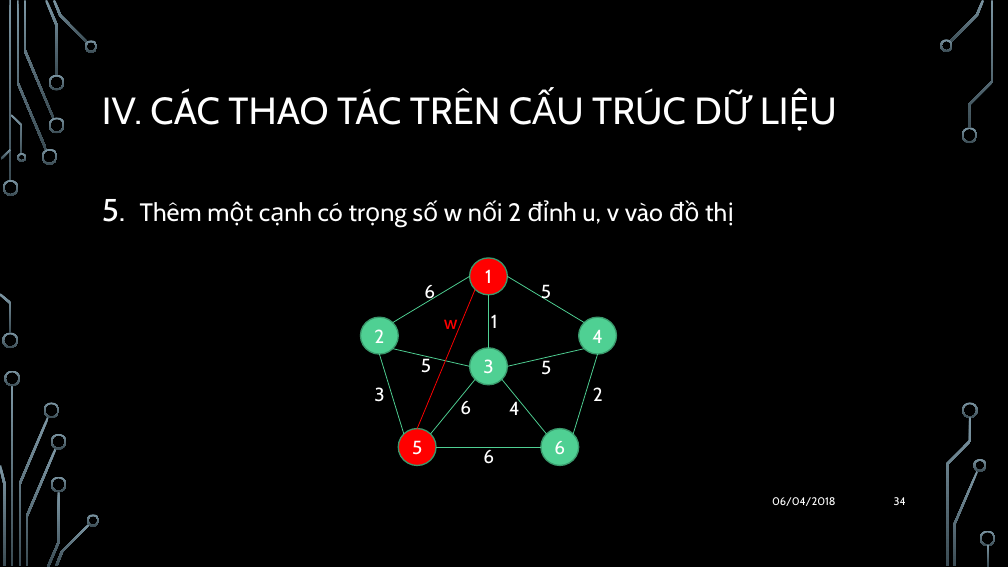
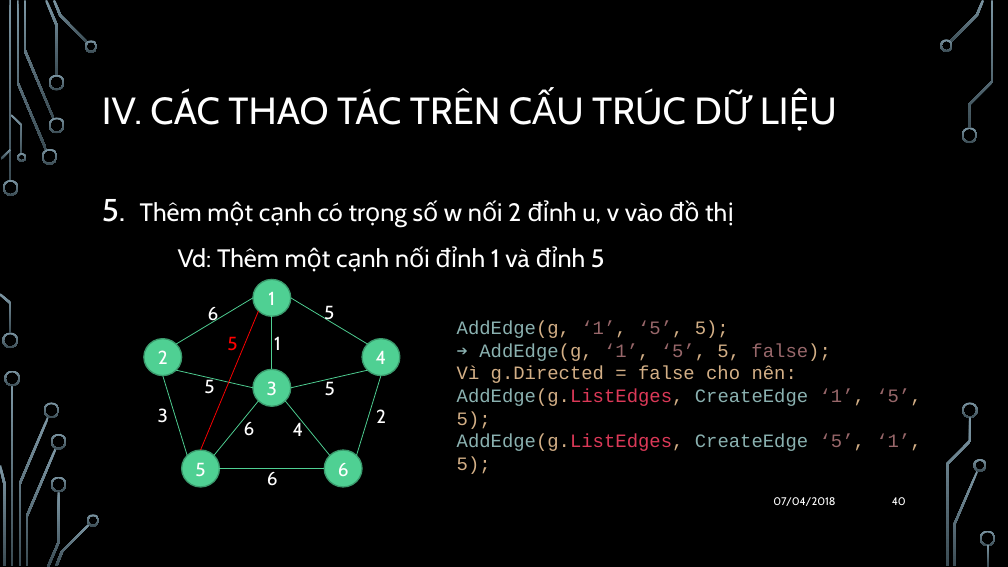
Before and after one commit to quocthang0507/CTDL-TG2, a slide deck: slide 40 of BaoCao/ThuyetTrinh.pptx (slide 34 before the commit). Drawn at 1008x567 pixels with LibreOffice and Linux fonts; fonts in the diff are those of the drawing; background and template pictures are left out. Boxes give left, top, right and bottom in pixels: in the first picture for what was removed or moved away, otherwise in the second. Text is boxed around its words. In the diff, an @@ line names an element or a change of style, - is before the commit and + after.

```diff
--- a/BaoCao/ThuyetTrinh.pptx
+++ b/BaoCao/ThuyetTrinh.pptx
@@ text at (x1=178, y1=248, x2=605, y2=268): paragraph added @@
+Vd: Thêm một cạnh nối đỉnh 1 và đỉnh 5
@@ ellipse "1" at (x1=253, y1=280, x2=291, y2=317): fill #FF0000 to #4FD093 @@
@@ text removed at (x1=444, y1=319, x2=458, y2=334) @@
-w
@@ text added at (x1=457, y1=321, x2=921, y2=474), 18 pt, text #D3AF86 @@
+AddEdge(g, ‘1’, ‘5’, 5);
+➔ AddEdge(g, ‘1’, ‘5’, 5, false);
+Vì g.Directed = false cho nên:
+AddEdge(g.ListEdges, CreateEdge ‘1’, ‘5’, 5);
+AddEdge(g.ListEdges, CreateEdge ‘5’, ‘1’, 5);
@@ text added at (x1=227, y1=336, x2=237, y2=351), 18 pt, text #FF0000 @@
+5
@@ 11 lines, 10 texts, 5 ellipses moved together from (x1=361, y1=258, x2=616, y2=466) to (x1=144, y1=280, x2=400, y2=487) @@
@@ ellipse "5" at (x1=181, y1=450, x2=219, y2=487): fill #FF0000 to #4FD093 @@
@@ ellipse "5" moved from (x1=399, y1=429, x2=436, y2=466) to (x1=181, y1=450, x2=219, y2=487) @@
@@ text at (x1=773, y1=497, x2=835, y2=506): text changed @@
-06/04/2018
+07/04/2018
@@ page number at (x1=892, y1=497, x2=906, y2=505): text changed @@
-34
+40
```
Also in this commit, not shown: 44 other slides changed, 9 slides added, 3 other files.
